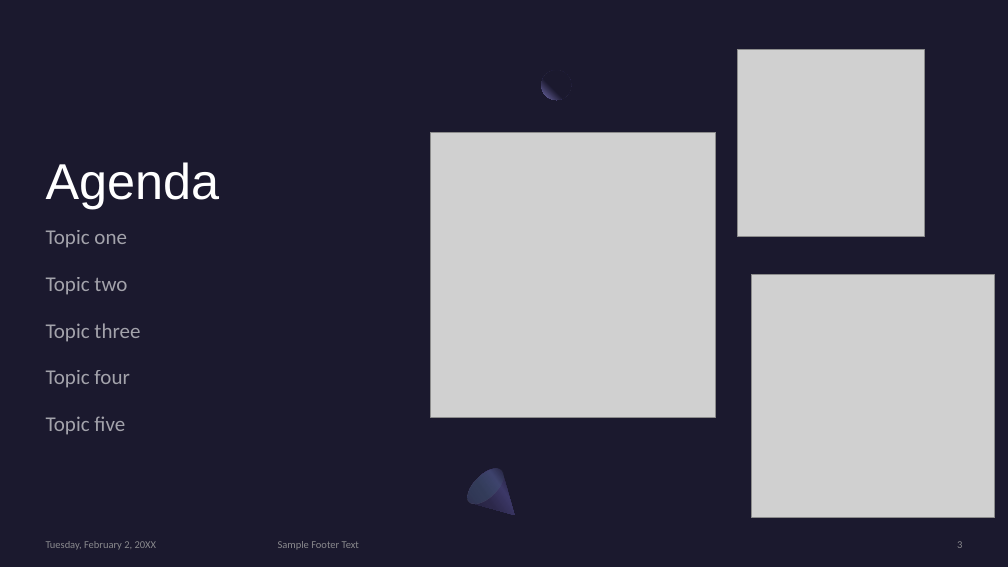
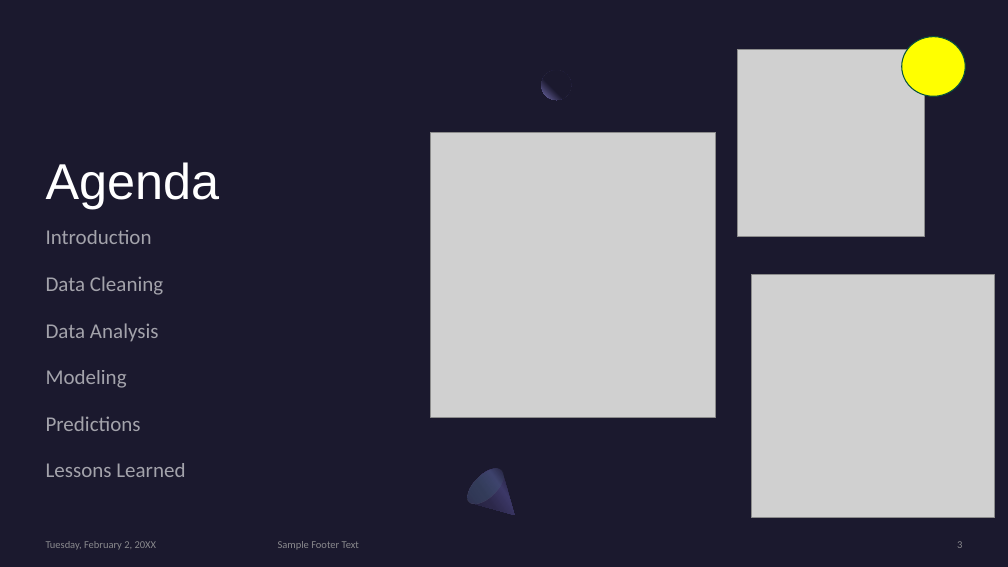
Before and after one commit to CMccormick0003/Data_Science_Salary_Trends, a slide deck: slide 3 of Presentation/draft_presentation_salaries_2023.pptx. Drawn at 1008x567 pixels with LibreOffice and Linux fonts; fonts in the diff are those of the drawing; grey boxes stand for pictures. Boxes give left, top, right and bottom in pixels: in the first picture for what was removed or moved away, otherwise in the second. Text is boxed around its words. In the diff, an @@ line names an element or a change of style, - is before the commit and + after.

```diff
--- a/Presentation/draft_presentation_salaries_2023.pptx
+++ b/Presentation/draft_presentation_salaries_2023.pptx
@@ ellipse added at (x1=902, y1=36, x2=966, y2=96), fill #FFFF00, outline #08533C 1 pt @@
@@ text at (x1=46, y1=230, x2=185, y2=477): text changed @@
-Topic one
-Topic two
-Topic three
-Topic four
-Topic five
+Introduction
+Data Cleaning
+Data Analysis
+Modeling
+Predictions
+Lessons Learned
```
Also in this commit, not shown: 7 other slides changed, 7 slides added, 1 other file.
